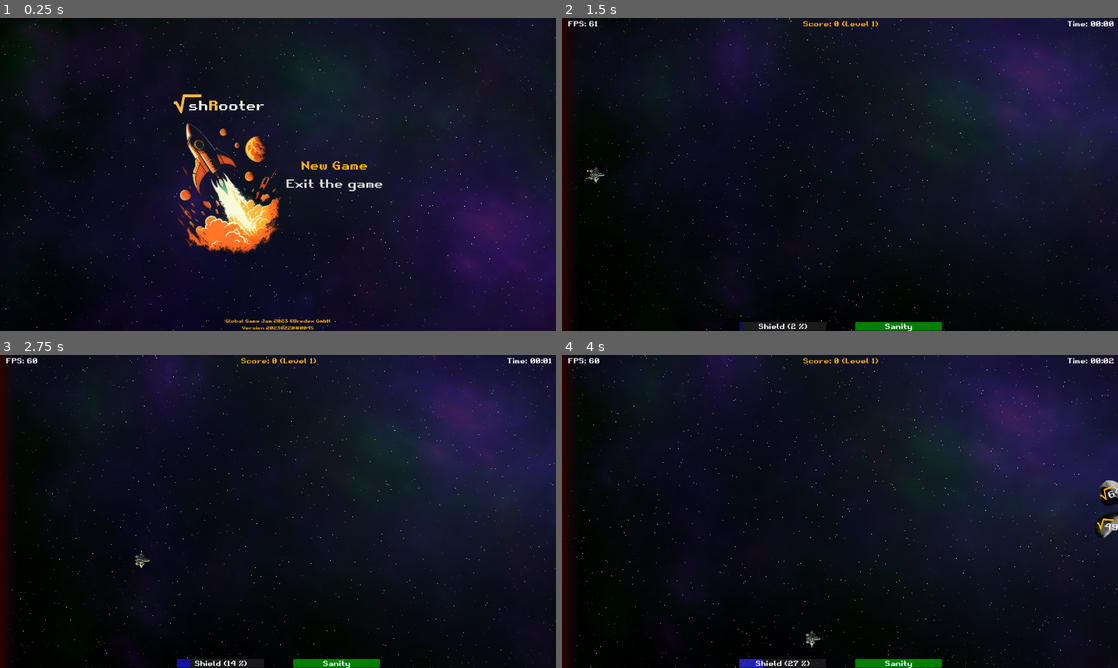
Above: before the commit, frames 1-4 (two rows, left to right).
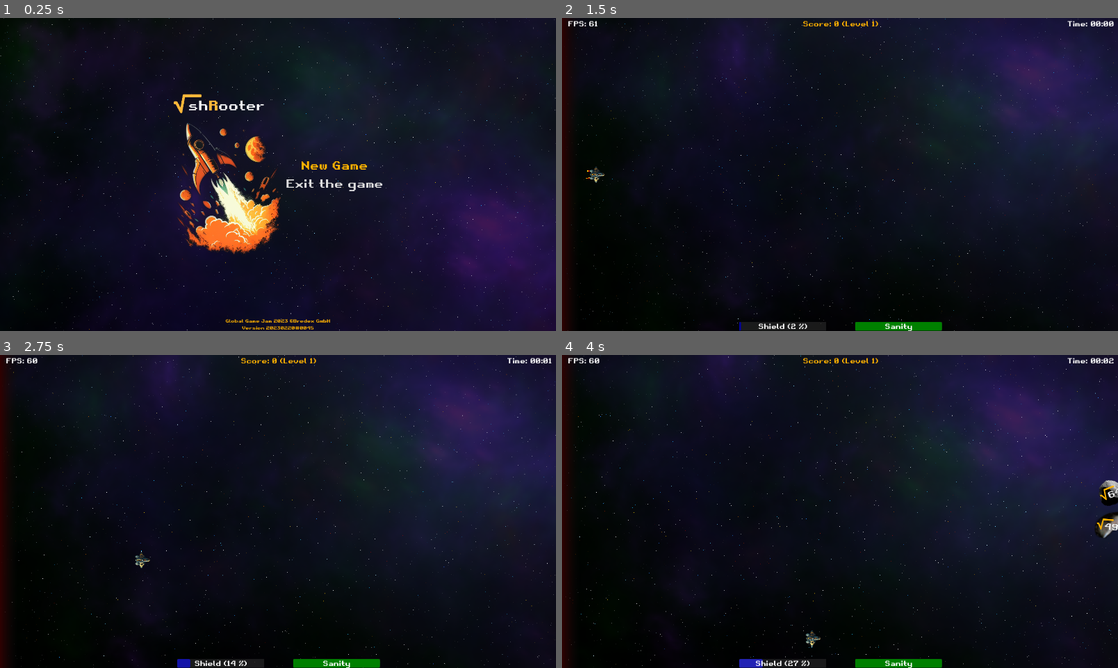
Above: after the commit, the same moments.

Repository: gingerr/ggj-2023-roots-one
Game: Godot game, scene res://pregame/MainMenu.tscn
The game is run twice, just before and just after one commit, with the same random seed, the same clock (stepped at 60 frames per second) and the same inputs.
Inputs (mouse positions are in pixels of both pictures, inside the frame that each line leads up to):
- Up to frame 1 (0.25 s): no input
- Up to frame 2 (1.5 s): click "New Game" at 0.5 s; tap Enter (ui_accept) at 1.25 s; move the mouse to (962, 158) at 1.27 s; hold Right (ui_right) from 1.28 s (still down)
- Up to frame 3 (2.75 s): tap Enter (ui_accept) at 1.52, 2.27 s; move the mouse to (166, 527) at 2.02 s; release Right (ui_right) at 2.03 s; hold Down (ui_down) from 2.03 s (still down)
- Up to frame 4 (4 s): move the mouse to (895, 442) at 2.77 s; release Down (ui_down) at 2.78 s; hold Right (ui_right) 2.78-3.53 s; move the mouse to (812, 574) at 3.52 s; hold Up (ui_up) from 3.53 s (still down); tap Enter (ui_accept) at 3.77 s

The runs differ from the first frame. In frame 1, 0.7% of the frame differs, in the area x 0-100%, y 0-100%; in frame 2, 0.7%; in frame 3, 0.7%; in frame 4, 0.7%.

Commit message:
colorizes stars

Diff:
--- a/background/BackgroundLayer.tscn
+++ b/background/BackgroundLayer.tscn
@@ -4,6 +4,7 @@
 [ext_resource type="Texture2D" uid="uid://cwu3adlygfiwh" path="res://background/res/nebulaSmall.png" id="2_uskju"]
 [ext_resource type="Script" path="res://background/Nebula.gd" id="3_bw12f"]
 [ext_resource type="Script" path="res://background/ParticleStars.gd" id="4_5pxbr"]
+[ext_resource type="Gradient" uid="uid://dk5gi0eg1gv6c" path="res://background/star_colors_gradient.tres" id="4_svwdm"]
 
 [node name="BackgroundLayer" type="CanvasLayer"]
 layer = -1
@@ -58,8 +59,10 @@
 split_scale = true
 scale_curve_x = null
 scale_curve_y = null
+color_initial_ramp = ExtResource("4_svwdm")
 
 [node name="Stars08" type="CPUParticles2D" parent="ParticleStars"]
+modulate = Color(1, 1, 1, 0.8)
 position = Vector2(2.08165e-12, 2.08165e-12)
 amount = 400
 lifetime = 12.0
@@ -75,9 +78,10 @@
 split_scale = true
 scale_curve_x = null
 scale_curve_y = null
-color = Color(0.803922, 0.803922, 0.803922, 1)
+color_initial_ramp = ExtResource("4_svwdm")
 
 [node name="Stars06" type="CPUParticles2D" parent="ParticleStars"]
+modulate = Color(1, 1, 1, 0.6)
 position = Vector2(2.08165e-12, 2.08165e-12)
 amount = 400
 lifetime = 16.0
@@ -93,9 +97,10 @@
 split_scale = true
 scale_curve_x = null
 scale_curve_y = null
-color = Color(0.603922, 0.603922, 0.603922, 1)
+color_initial_ramp = ExtResource("4_svwdm")
 
 [node name="Stars04" type="CPUParticles2D" parent="ParticleStars"]
+modulate = Color(1, 1, 1, 0.4)
 position = Vector2(2.08165e-12, 2.08165e-12)
 amount = 400
 lifetime = 24.0
@@ -111,9 +116,10 @@
 split_scale = true
 scale_curve_x = null
 scale_curve_y = null
-color = Color(0.4, 0.4, 0.4, 1)
+color_initial_ramp = ExtResource("4_svwdm")
 
 [node name="Stars02" type="CPUParticles2D" parent="ParticleStars"]
+modulate = Color(1, 1, 1, 0.2)
 position = Vector2(2.08165e-12, 2.08165e-12)
 amount = 400
 lifetime = 48.0
@@ -129,4 +135,4 @@
 split_scale = true
 scale_curve_x = null
 scale_curve_y = null
-color = Color(0.2, 0.2, 0.2, 1)
+color_initial_ramp = ExtResource("4_svwdm")
--- /dev/null
+++ b/background/star_colors_gradient.tres
@@ -0,0 +1,5 @@
+[gd_resource type="Gradient" format=3 uid="uid://dk5gi0eg1gv6c"]
+
+[resource]
+offsets = PackedFloat32Array(0, 0.0773196, 0.175258, 0.809278, 0.896907, 1)
+colors = PackedColorArray(0.199231, 0.4282, 0.999962, 1, 0.0989966, 0.762644, 0.999999, 1, 1, 1, 1, 1, 1, 1, 1, 0.501961, 1, 0.843137, 0, 0.768627, 0.884305, 7.92427e-05, 3.99758e-05, 0.501961)
